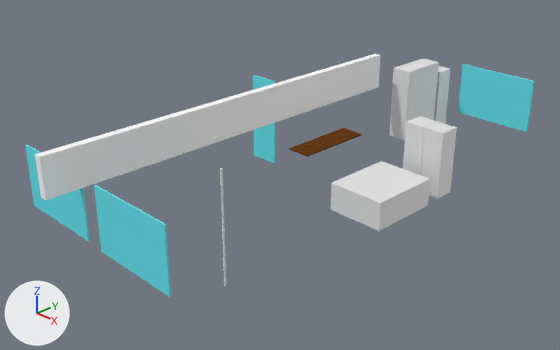
One commit to the Blender file home.blend: the scene before it, then after it.
Both versions are drawn from a 50 mm lens placed at (14.24, -13.76, 9.04), pointed at (0.55, -0.47, 0.37). Arrows for +X, +Y and +Z are at lower left; the lights stay in place.

Script lines for the objects in view, before the commit:
```python
me_cube = bpy.data.meshes.new('Cube')
me_cube.from_pydata(...)  # a box spanning x -0.3..0.3, y -0.29..0.29, z -0.92..0.93
me_cube_004 = bpy.data.meshes.new('Cube.004')
me_cube_004.from_pydata(...)  # a box spanning x -0.04..2.46, y -0.02..0.02, z -0.89..0.74
me_cube_004.materials.append(mat_material_001)  # cyan #6ae5f1
me_cube_007 = bpy.data.meshes.new('Cube.007')
me_cube_007.from_pydata(...)  # a box spanning x -0.29..0.3, y -0.75..0.75, z -1.1..1.1
me_cube_008 = bpy.data.meshes.new('Cube.008')
me_cube_008.from_pydata(...)  # a box spanning x -0.145..0.529, y -0.259..-0.145, z 0.406..0.447
me_cube_008.materials.append(mat_material_002)  # brown #693e1a
me_cube_014 = bpy.data.meshes.new('Cube.014')
me_cube_014.from_pydata(...)  # a box spanning x -0.8..0.8, y -1.0..1.0, z -0.38..0.38
me_cylinder = bpy.data.meshes.new('Cylinder')
me_cylinder.from_pydata(...)  # a 32-sided cylinder along z spanning x -1.0..1.0, y -1.0..1.0, z -1.47..1.47
ob_bed = bpy.data.objects.new('bed', me_cube_014)
ob_bed.location = (3.14, 0.6, 0.33)
ob_dance_pole = bpy.data.objects.new('dance_pole', me_cylinder)
ob_dance_pole.location = (2.43, -4.05, 0.8)
ob_dance_pole.scale = (0.0275, 0.0275, 1.0)
ob_sauna_bench = bpy.data.objects.new('sauna_bench', me_cube_008)
ob_sauna_bench.location = (0.83, 0.0, 0.69)
_m = ob_sauna_bench.modifiers.new('Array', 'ARRAY')
_m.count = 16
_m.constant_offset_displace = (0.0, 0.0, 0.0)
_m.relative_offset_displace = (0.0, 1.2, 0.0)
ob_wardrobe = bpy.data.objects.new('wardrobe', me_cube)
ob_wardrobe.location = (0.5, 6.59, 0.93)
ob_wardrobe_003 = bpy.data.objects.new('wardrobe.003', me_cube_007)
ob_wardrobe_003.location = (0.54, 5.39, 1.13)
ob_window = bpy.data.objects.new('window', me_cube_004)
ob_window.location = (0.77, -6.14, 1.25)
# also in view: 'window.001' at (-1.14, -6.09, 1.17); 'window.002' at (2.28, 7.21, 1.17); 'wardrobe.002' at (3.06, 2.3, 0.93); 'roof_beam' at (0.09, -1.5, 2.24); 'shower_glass' at (-1.28, 0.68, 1.17)
```
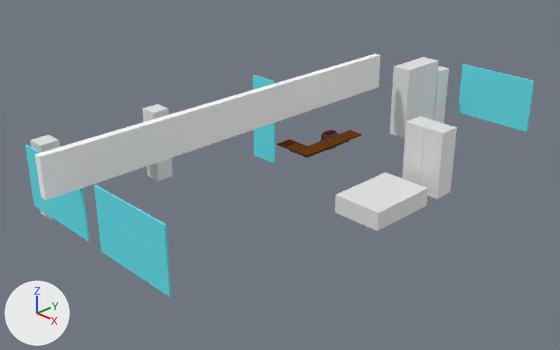
The change, as a diff of the scene's bpy script:
```diff
--- a/home.blend.py
+++ b/home.blend.py
@@ me_cube_008 @@
 me_cube_008.from_pydata(...)  # 8 vertices, 6 faces; spans x -0.145..0.529, y -0.259..-0.145, z 0.406..0.447
+# me_cube_008 part 1: the whole mesh is scaled about its middle by (0.651, 1, 1), then moved by (0.118, 0.0, 0.0)
 me_cube_008.materials.append(mat_material_002)
@@ ob_dance_pole @@
 ob_dance_pole.scale = (0.0275, 0.0275, 1.0)
+ob_dance_pole.hide_viewport = True
@@ ob_bed @@
-ob_bed = bpy.data.objects.new('bed', me_cube_014)
@@ ob_wardrobe_003 @@
 ob_wardrobe_003 = bpy.data.objects.new('wardrobe.003', me_cube_007)
-ob_wardrobe_003.location = (0.54, 5.39, 1.13)
+ob_wardrobe_003.location = (0.45, 5.52, 1.13)
@@ ob_wardrobe @@
 ob_wardrobe = bpy.data.objects.new('wardrobe', me_cube)
-ob_wardrobe.location = (0.5, 6.59, 0.93)
+ob_wardrobe.location = (0.44, 6.59, 0.93)
@@ ob_cube @@
+ob_cube = bpy.data.objects.new('Cube', me_cube_002)  # a box spanning x -0.7..0.7, y -0.41..1.59, z 0.25..0.75
+ob_cube.location = (3.21, 0.0, -0.31)
@@ ob_cube_001 @@
+ob_cube_001 = bpy.data.objects.new('Cube.001', me_cube_011)  # 58 vertices, 56 faces; spans x -0.18..0.18, y -0.25..0.25, z 3.613..4.151; in mat_material_004 (dark grey #645c5e)
+ob_cube_001.location = (0.39, 1.66, -3.17)
@@ ob_cube_002 @@
+ob_cube_002 = bpy.data.objects.new('Cube.002', me_cube_017)  # a UV sphere (6 segments, 8 rings, poles along z) spanning x 0.034..0.1028, y -0.1932..-0.1137, z 4.0915..4.1709; in mat_material_003 (red #8a2325); modifiers ARRAY, ARRAY
+ob_cube_002.location = (0.25, 1.66, -3.17)
@@ ob_cube_003 @@
+ob_cube_003 = bpy.data.objects.new('Cube.003', me_cube_018)  # a box spanning x -2.58..-2.08, y -2.6..-2.1, z 0.0..2.0
+ob_cube_003.location = (0.0, 0.0, 0.0)
@@ ob_cube_004 @@
+ob_cube_004 = bpy.data.objects.new('Cube.004', me_cube_018.copy())
+ob_cube_004.location = (0.0, -3.29, 0.0)
@@ ob_sauna_bench_001 @@
+ob_sauna_bench_001 = bpy.data.objects.new('sauna_bench.001', me_cube_020)  # a box spanning x -0.145..0.326, y -0.259..-0.145, z 0.406..0.447; in mat_material_002 (brown #693e1a); modifiers ARRAY
+ob_sauna_bench_001.location = (0.64, -0.13, 0.69)
+ob_sauna_bench_001.rotation_euler = (0.0, 0.0, 1.571)  # degrees (0, 0, 90)
@@ ob_sauna_bench_002 @@
+ob_sauna_bench_002 = bpy.data.objects.new('sauna_bench.002', me_cube_020.copy())  # modifiers ARRAY
+ob_sauna_bench_002.location = (0.76, 0.29, 0.54)
+ob_sauna_bench_002.rotation_euler = (0.0, 0.0, 1.571)  # degrees (0, 0, 90)
+ob_sauna_bench_002.scale = (0.623, 0.623, 0.623)
```

Pixel boxes [x1, y1, x2, y2] of what changed, in the pictures (560 x 350 px; the box of a moved part takes in the faces that stretch with it):
'bed', deleted
    before: [331, 161, 430, 231]
'Cube', added
    after: [335, 172, 428, 231]
'wardrobe.003', moved
    before: [390, 58, 439, 140]
    after: [390, 57, 439, 138]
'sauna_bench', mesh rescaled (9% narrower, 7% shorter)
    before: [289, 128, 362, 157]
    after: [296, 130, 362, 157]
'Cube.003', added
    after: [142, 104, 173, 181]
'wardrobe', moved
    before: [434, 66, 450, 124]
    after: [434, 66, 449, 123]
'Cube.004', added
    after: [30, 135, 60, 220]
'dance_pole', hidden
    before: [220, 168, 226, 286]
'sauna_bench.001', added
    after: [277, 139, 306, 152]
'Cube.001', added
    after: [321, 130, 338, 150]
'Cube.002', added
    after: [323, 131, 336, 135]
'sauna_bench.002', added
    after: [290, 150, 315, 158]
part 1 of me_cube_008, moved or reshaped
    before: [289, 128, 352, 156]
    after: [296, 130, 352, 156]
